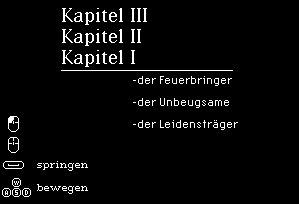
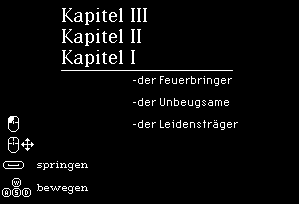
Two versions of the same layered image (299 × 204). Layer-by-layer changes:
painted on "Ebene 7" over box(21, 138, 34, 151)
